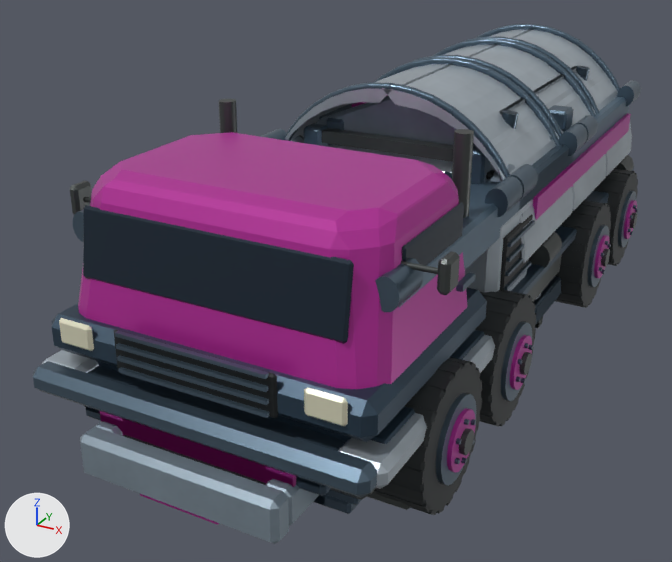
Before and after pictures for a commit that changed the glTF model client/asset/model/mcv/mcv.glb.
Before and after are seen from a 50 mm lens placed at (4.05, -9.38, 5.02), pointed at (-0.69, -0.77, 0.71). Every picture has the same lights, and +X, +Y and +Z are marked at lower left. The first picture is the older version. Where no turn or scale is listed for an object, it has been applied to the vertices. Vertices at exactly the same position are counted once.

In view in the first picture: 'ArmorWing_1_-1_geometry', 'Cab_geometry', 'Chassis_geometry', 'Container_-1_geometry', 'Container_1_geometry', 'EntryGate_geometry', 'Mast_0_geometry', 'RoofLift_geometry', 'RoofSlide_-1_0_geometry', 'RoofSlide_-1_1_geometry', 'RoofSlide_1_0_geometry', 'RoofSlide_1_1_geometry', 'SleeveArmor_geometry', 'Wheel_R_0_geometry', 'Wheel_R_1_geometry', 'Wheel_R_2_geometry' and 16 more.
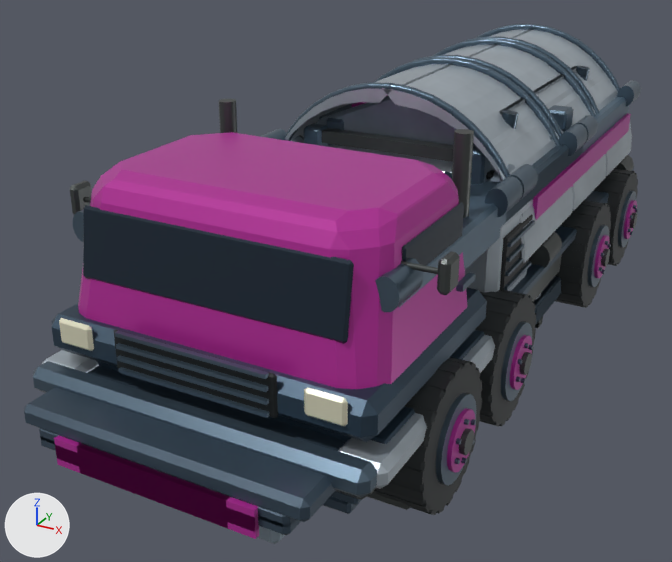
Boxes [x1, y1, x2, y2] around the edits, measured in the pictures (672 x 562 px; the box of a moved part takes in the faces that stretch with it):
'RoofLift_geometry', rescaled: before [88, 366, 347, 451]; after [24, 366, 347, 522]
'RoofSlide_-1_1_geometry', reshaped (21% taller): before [85, 406, 266, 480]; after [41, 439, 228, 529]
'RoofSlide_1_1_geometry', reshaped (mostly hidden): before [122, 422, 331, 496]; after [78, 453, 301, 539]
'RoofSlide_-1_0_geometry', reshaped (mostly hidden before): before [86, 406, 266, 482]; after [39, 428, 254, 507]
'RoofSlide_1_0_geometry', reshaped (mostly hidden): before [122, 419, 321, 488]; after [77, 446, 296, 527]
part 2 of me_cube_517, moved or reshaped (not visible before): after [39, 428, 254, 505]
part 3 of me_cube_517, moved or reshaped (mostly hidden before): before [100, 411, 266, 482]; after [54, 435, 230, 507]
part 4 of me_cube_529, moved or reshaped (mostly hidden): before [85, 406, 101, 421]; after [41, 439, 56, 451]
part 5 of me_cube_529, moved or reshaped: before [100, 414, 266, 480]; after [55, 445, 228, 529]
part 6 of me_cube_541, moved or reshaped (mostly hidden before): before [296, 476, 321, 488]; after [254, 504, 296, 527]
part 7 of me_cube_541, moved or reshaped: before [122, 419, 295, 483]; after [77, 446, 258, 517]
part 8 of me_cube_553, moved or reshaped: before [296, 477, 331, 496]; after [258, 517, 301, 535]
part 9 of me_cube_553, moved or reshaped: before [122, 422, 296, 487]; after [78, 453, 259, 539]
'EntryGate_geometry', unchanged, covered by the edit: before [80, 421, 319, 544]; after [257, 526, 285, 544]

The edits, one by one:
me_cube_516 is used by ob_rooflift_geometry; location (0.0, 0.0, 0.96).
me_cube_516 had 24 vertices, 44 faces and spanned x -1.35..1.35, y -4.38..4.38, z -0.1..0.1.
me_cube_516 now has 24 vertices, 44 faces and spans x -1.35..1.35, y -4.9..4.9, z -0.1..0.1.
me_cube_516 part 1: the whole mesh is scaled about its middle by (1, 1.12, 1).
me_cube_517 is used by ob_roofslide__1_0_geometry; location (-0.12, 0.0, 0.84).
me_cube_517 had 160 vertices, 272 faces and spanned x -1.08..1.08, y -4.42..4.42, z -0.13..0.14.
me_cube_517 now has 160 vertices, 272 faces and spans x -1.08..1.08, y -4.95..4.95, z -0.13..0.14.
me_cube_517 part 2: the loose piece of 24 vertices spanning x -1.08..1.08, y -4.38..4.38, z -0.09..0.09 is scaled about its middle by (1, 1.12, 1).
me_cube_517 part 3: the loose piece of 8 vertices spanning x -0.83..0.83, y -4.42..-4.37, z -0.13..0.05 is moved by (0.0, -0.53, 0.0).
Other edits to the shape of me_cube_517 do not show in these pictures.
me_cube_529 is used by ob_roofslide__1_1_geometry; location (-0.12, 0.0, 0.78).
me_cube_529 had 160 vertices, 272 faces and spanned x -1.08..1.08, y -4.42..4.42, z -0.13..0.14.
me_cube_529 now has 160 vertices, 272 faces and spans x -1.08..1.08, y -4.95..4.95, z -0.13..0.14.
me_cube_529 part 4: the loose piece of 24 vertices spanning x -1.08..1.08, y -4.38..4.38, z -0.09..0.09 is scaled about its middle by (1, 1.12, 1).
me_cube_529 part 5: the loose piece of 8 vertices spanning x -0.83..0.83, y -4.42..-4.37, z -0.13..0.05 is moved by (0.0, -0.53, 0.0).
Other edits to the shape of me_cube_529 do not show in these pictures.
me_cube_541 is used by ob_roofslide_1_0_geometry; location (0.12, 0.0, 0.84).
me_cube_541 had 160 vertices, 272 faces and spanned x -1.08..1.08, y -4.42..4.42, z -0.13..0.14.
me_cube_541 now has 160 vertices, 272 faces and spans x -1.08..1.08, y -4.95..4.95, z -0.13..0.14.
me_cube_541 part 6: the loose piece of 24 vertices spanning x -1.08..1.08, y -4.38..4.38, z -0.09..0.09 is scaled about its middle by (1, 1.12, 1).
me_cube_541 part 7: the loose piece of 8 vertices spanning x -0.83..0.83, y -4.42..-4.37, z -0.13..0.05 is moved by (0.0, -0.53, 0.0).
Other edits to the shape of me_cube_541 do not show in these pictures.
me_cube_553 is used by ob_roofslide_1_1_geometry; location (0.12, 0.0, 0.78).
me_cube_553 had 160 vertices, 272 faces and spanned x -1.08..1.08, y -4.42..4.42, z -0.13..0.14.
me_cube_553 now has 160 vertices, 272 faces and spans x -1.08..1.08, y -4.95..4.95, z -0.13..0.14.
me_cube_553 part 8: the loose piece of 24 vertices spanning x -1.08..1.08, y -4.38..4.38, z -0.09..0.09 is scaled about its middle by (1, 1.12, 1).
me_cube_553 part 9: the loose piece of 8 vertices spanning x -0.83..0.83, y -4.42..-4.37, z -0.13..0.05 is moved by (0.0, -0.53, 0.0).
Other edits to the shape of me_cube_553 do not show in these pictures.
